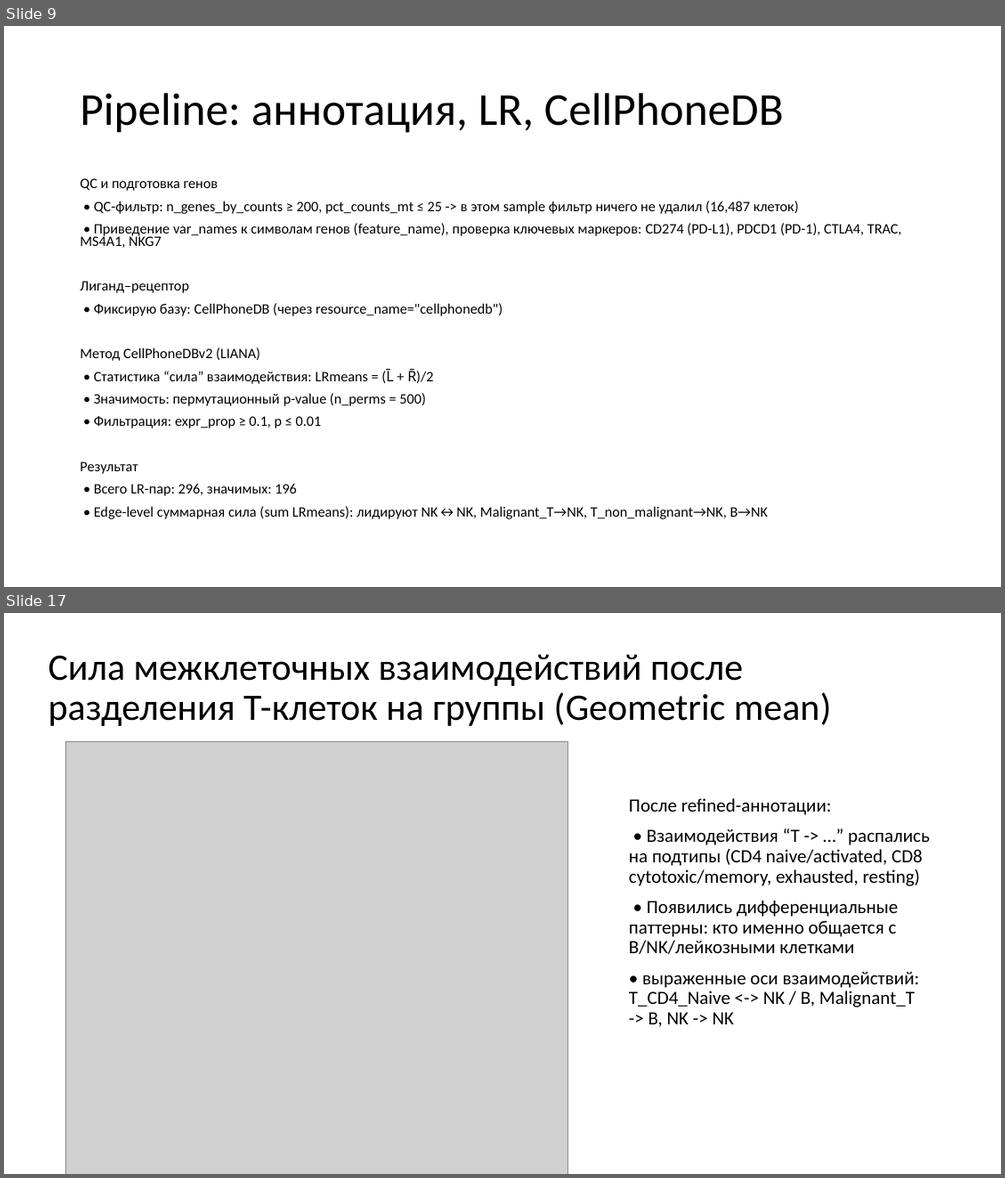
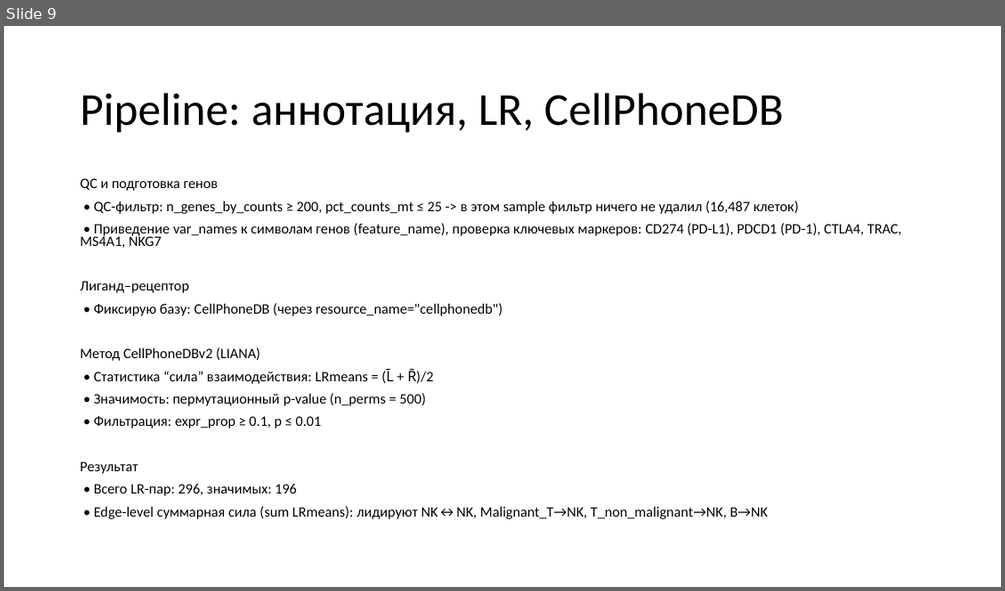
Before and after one commit to mrvagabov/sc-genomics, a slide deck: Анализ межклеточных взаимодействий_Вагабов.pptx. Shown one above the other, each under a label of ours: slides 9 and 17 before the commit, slide 9 after it; the slides between them are not shown. The pictures are 1005x1178 and 1005x591 pixels, drawn with LibreOffice and Linux fonts; fonts in the diff are those of the drawing; grey boxes stand for pictures. Boxes give left, top, right and bottom in pixels: in the first picture for what was removed or moved away, otherwise in the second. Text is boxed around its words. In the diff, an @@ line names an element or a change of style, - is before the commit and + after.

```diff
--- a/Анализ межклеточных взаимодействий_Вагабов.pptx
+++ b/Анализ межклеточных взаимодействий_Вагабов.pptx
@@ slide 17 removed at [4, 613, 1001, 1174], background #FFFFFF @@
@@ title removed at [48, 654, 832, 726] @@
-Сила межклеточных взаимодействий после разделения Т-клеток на группы (Geometric mean)
@@ picture removed at [65, 742, 568, 1174] @@
@@ text removed at [629, 798, 930, 1027] @@
-После refined-аннотации:
-• Взаимодействия “T -> …” распались на подтипы (CD4 naive/activated, CD8 cytotoxic/memory, exhausted, resting)
-• Появились дифференциальные паттерны: кто именно общается с B/NK/лейкозными клетками
-• выраженные оси взаимодействий: T_CD4_Naive <-> NK / B, Malignant_T -> B, NK -> NK
```
Also in this commit, not shown: 2 slides changed, 6 slides added, 8 other slides removed, 1 other file.
